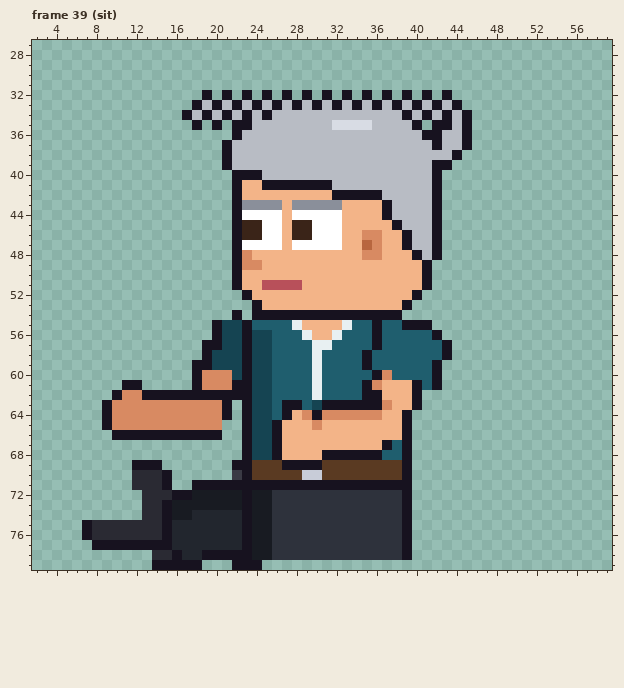
Edited in one commit: pixel-art file (sprites/expo/expo_tina_left_anim.aseprite). This is how it looked before the edit.
64x80 pixels, 85 frames. Colours within 5 levels of each other are drawn and written as one. Shown: frame 39 (sit): x 2..59, y 27..79. The commit also changed other frames, which this record leaves out.
The same view after the edit:
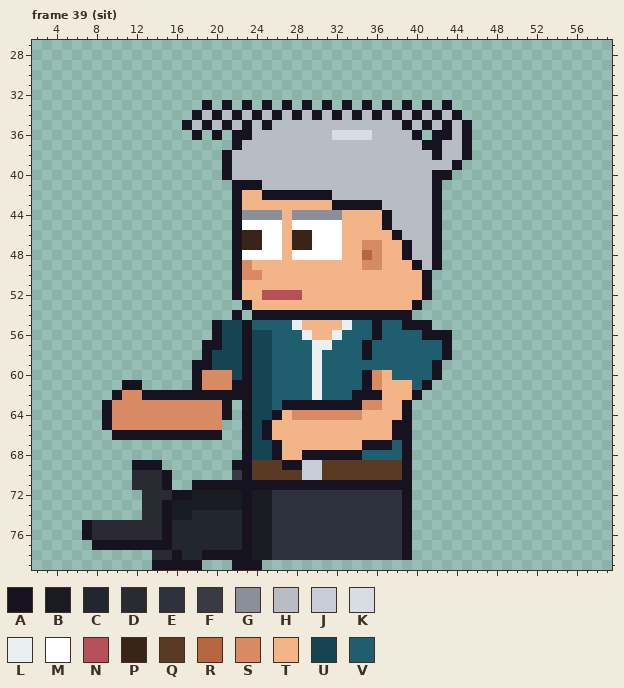
Palette (. is transparent): A #17121f  B #181b22  C #22262e  D #2a2a33  E #2e323c  F #3a3a44  G #8a8f9a  H #b8bcc4  J #c8ccd8  K #d8dce4  L #e8f0f2  M #ffffff  N #b8505a  P #3a2418  Q #5a3a22  R #b8663f  S #d88a62  T #f3b488  U #154452  V #1f5e6e
Edits made:
Frame 39 (sit):
y 32: x 19 A -> .; x 21 A -> .; x 23 A -> .; x 25 A -> .; x 27 A -> .; x 29 A -> .; x 31 A -> .; x 33 A -> .; x 35 A -> .; x 37 A -> .; x 39 A -> .; x 41 A -> .; x 43 A -> .
y 33: x 18..44 AHAHAHAHAHAHAHAHAHAHAHAHAHA -> .A.A.A.A.A.A.A.A.A.A.A.A.A.
y 34: x 17..26 AHAHAHAHAH -> .AHAHAHAHA; x 28 H -> A; x 30 H -> A; x 32 H -> A; x 34 H -> A; x 36 H -> A; x 38..45 HAHAHAHA -> AHAHAHA.
y 35: x 17..22 .A.A.A -> AHAHAH; x 25 H -> A; x 32..35 KKKK -> HHHH; x 39..42 HA.A -> AHAH
y 36: x 18 . -> A; x 20 . -> A; x 23 H -> A; x 32..35 HHHH -> KKKK; x 40..41 HA -> A.; x 43 H -> A
y 37: x 21..22 AH -> .A; x 41 H -> A
y 38: x 42 H -> A; x 44..45 A. -> HA
y 39: x 42..44 AA. -> HHA
y 40: x 21..24 .AAA -> AHHH; x 43 . -> A
y 41: x 23..31 TTAAAAAAA -> AAHHHHHHH
y 42: x 25..36 TTTTTTTAAAAA -> AAAAAAAHHHHH
y 43: x 23..26 GGGG -> TTTT; x 28..37 GGGGGTTTTA -> TTTTAAAAAH
y 44: x 23..26 MMMM -> GGGG; x 28..32 MMMMM -> GGGGG
y 45: x 23..24 PP -> MM; x 28..29 PP -> MM; x 37..38 TA -> AH
y 46: x 35..36 SS -> TT; x 38..39 TA -> AH
y 47: x 23..24 MM -> PP; x 28..29 MM -> PP; x 35 R -> S
y 48: x 23..26 STTT -> MMMM; x 28..32 TTTTT -> MMMMM; x 35 S -> R; x 39..40 TA -> AH
y 49: x 24 S -> T; x 35..36 TT -> SS; x 40..42 TA. -> AHA
y 50: x 23..24 TT -> SS
y 51: x 25..28 NNNN -> TTTT
y 52: x 22..23 .A -> AT; x 25..28 TTTT -> NNNN; x 40..41 A. -> TA
y 53: x 23..24 .A -> AT; x 39..40 A. -> TA
y 54: x 39 . -> A
y 56: x 41 V -> A; x 43 . -> A
y 57: x 35..36 VA -> AV
y 59: x 35 A -> V
y 60: x 35..37 VAS -> AST
y 61: x 40..42 AVA -> VA.
y 62: x 34 V -> A
y 63: x 29..30 VU -> AA; x 35..37 AAS -> SST; x 39..40 TA -> A.
y 64: x 26..28 VAT -> ATS; x 30 A -> S; x 35..36 SS -> TT
y 65: x 25..26 UA -> AT; x 30 S -> T; x 38 T -> A
y 66: x 25..26 UA -> AT; x 38 T -> A
y 67: x 35..36 TT -> AA
y 68: x 29..30 TT -> AA; x 35..36 AA -> VV
y 69: x 29..30 AA -> JJ
